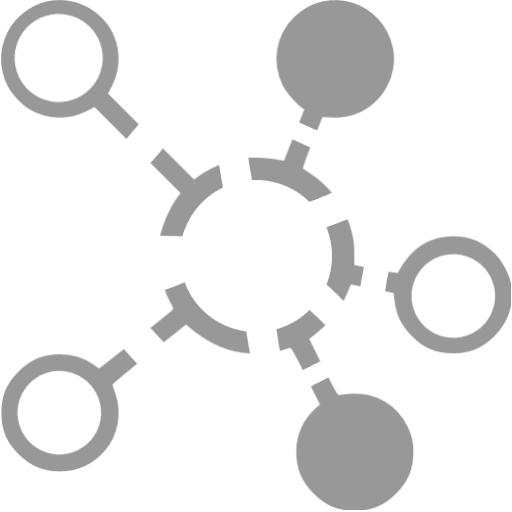
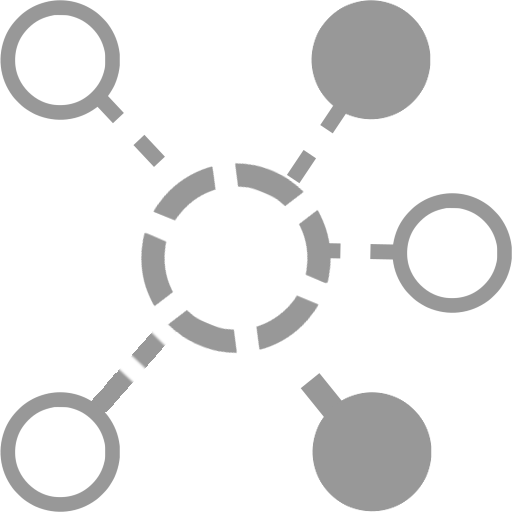
Layer changes from the first 512×512 image to the second:
renamed "incomplete.png" to "Center node", painted on it over 1, 0, 511, 510
added group "Outer nodes" with 5 layers above "Edges layer" over 0, 0, 512, 512
added layer "Filled 1" in group "Outer nodes" over 311, 0, 431, 120
added layer "Filled 2" in group "Outer nodes" over 312, 392, 432, 512
added layer "Hollow 1" in group "Outer nodes" over 0, 0, 120, 120
added layer "Hollow 2" in group "Outer nodes" over 0, 392, 120, 512
added layer "Hollow 3" in group "Outer nodes" over 392, 193, 512, 313
added group "Edges layer" with 5 layers over 84, 91, 401, 426
added layer "Edge 1" in group "Edges layer" over 92, 91, 165, 167
added layer "Edge 2" in group "Edges layer" over 84, 324, 180, 414
added layer "Edge 3" in group "Edges layer" over 300, 373, 350, 426
added layer "Edge 4" in group "Edges layer" over 321, 243, 401, 260
added layer "Edge 5" in group "Edges layer" over 286, 100, 350, 184
